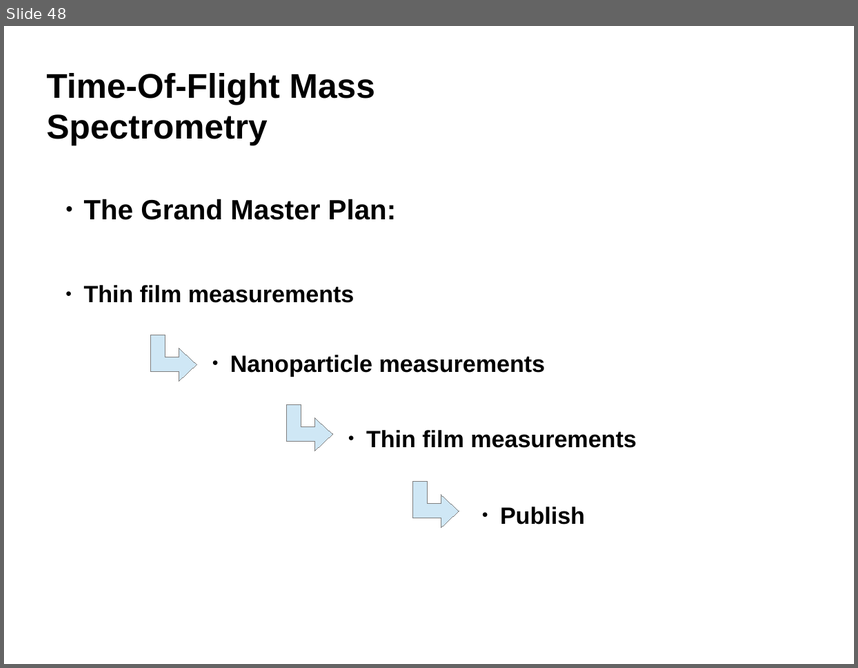
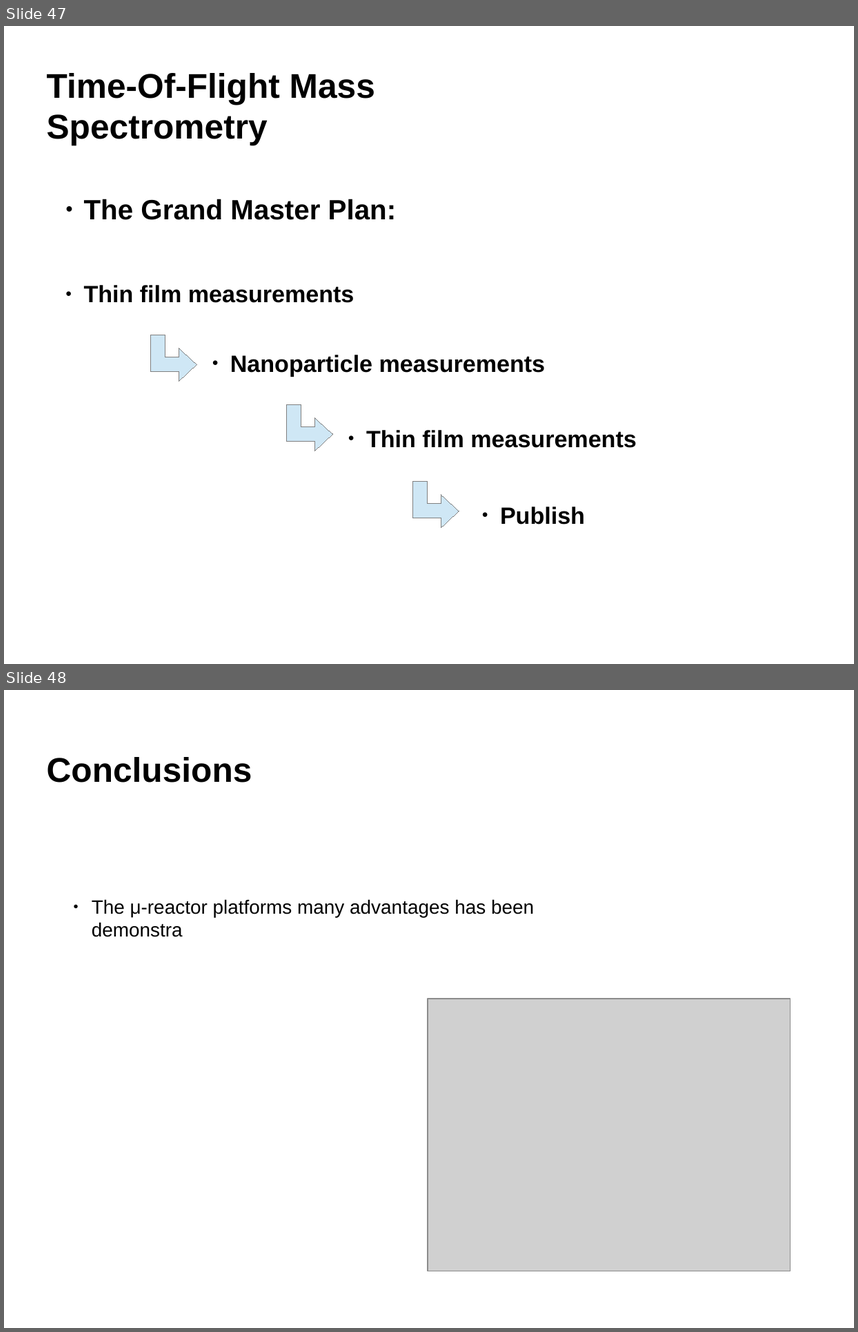
Before and after one commit to robertjensen/Thesis, a slide deck: defence/presentaation.odp. Shown one above the other, each under a label of ours: slide 48 before the commit, slides 47 and 48 after it. The pictures are 858x668 and 858x1332 pixels, drawn with LibreOffice and Linux fonts; fonts in the diff are those of the drawing; grey boxes stand for pictures; background and template pictures are left out. Boxes give left, top, right and bottom in pixels: in the first picture for what was removed or moved away, otherwise in the second. Text is boxed around its words. In the diff, an @@ line names an element or a change of style, - is before the commit and + after.

```diff
--- a/defence/presentaation.odp
+++ b/defence/presentaation.odp
@@ slide 48 added at [4, 690, 854, 1328], background #FFFFFF @@
@@ title added at [47, 757, 252, 782], 32 pt, text #000000, bold @@
+Conclusions
@@ text added at [92, 899, 534, 937], 18 pt, text #000000 @@
+● The μ-reactor platforms many advantages has been demonstra
@@ picture added at [428, 998, 791, 1271] @@
@@ what was slide 48 is now slide 47 @@
```
Also in this commit, not shown: 4 slides changed, 2 slides removed.
